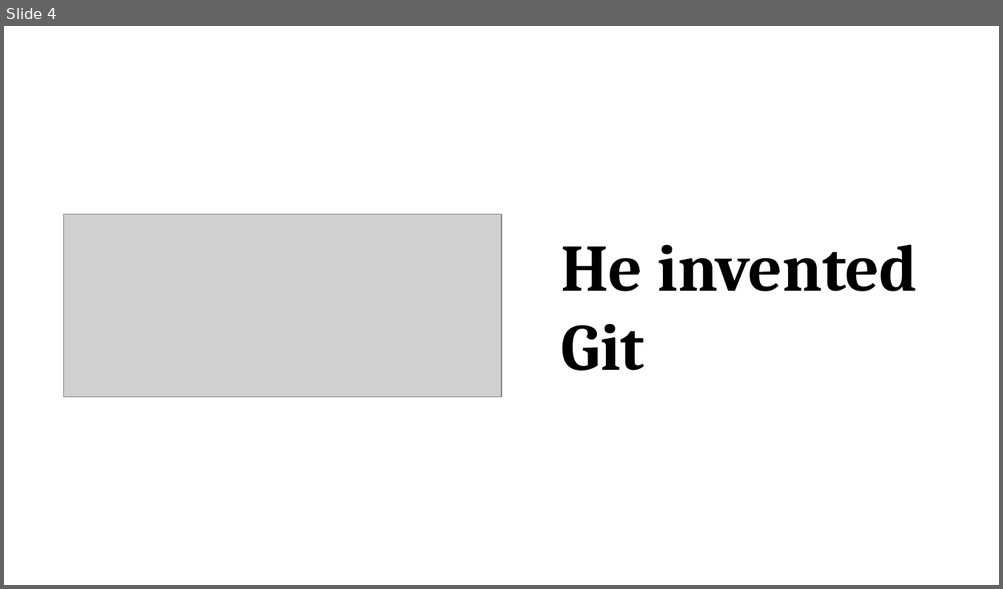
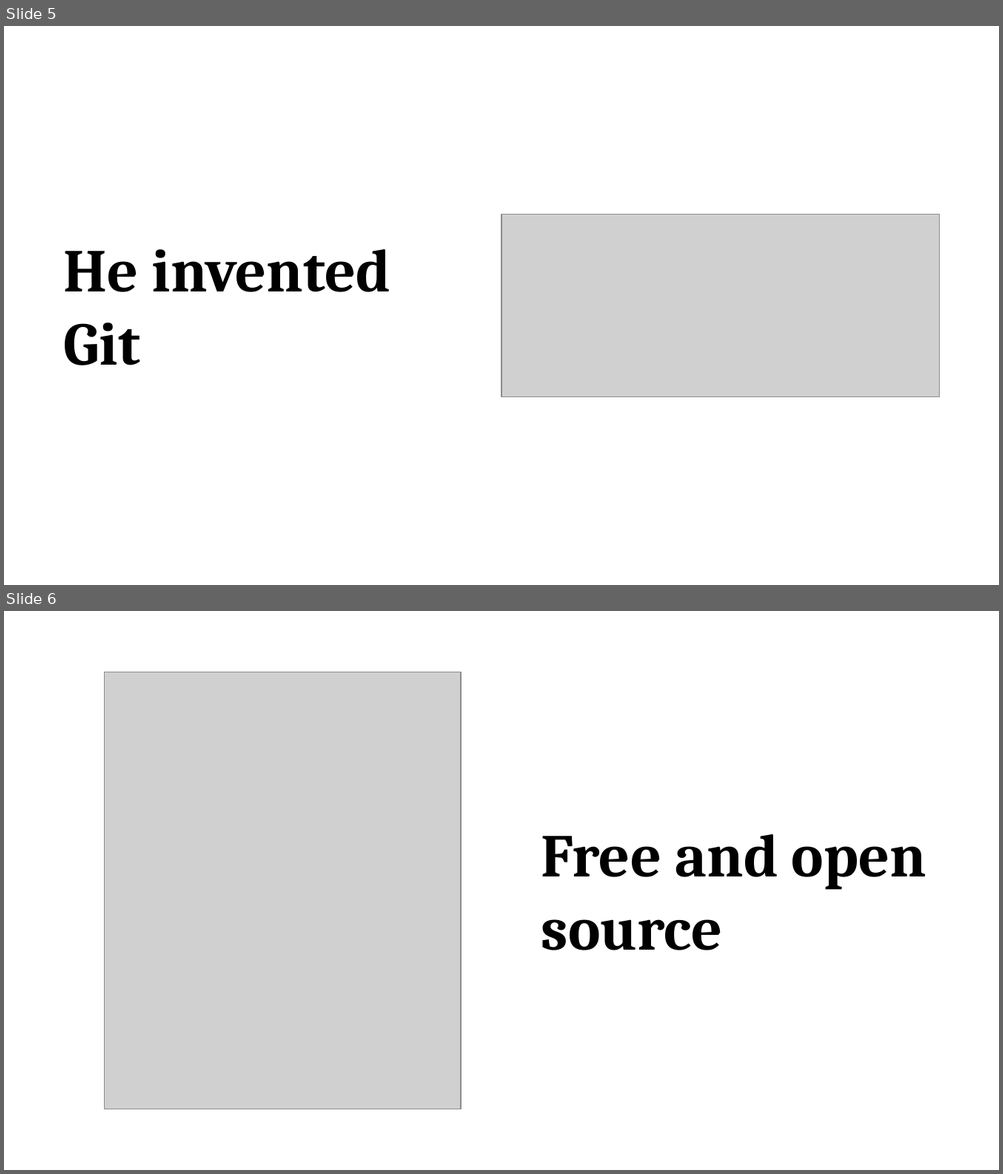
Before and after one commit to promilek2/Najs, a slide deck: Linus_Torvalds.pptx. Shown one above the other, each under a label of ours: slide 4 before the commit, slides 5 and 6 after it. The pictures are 1003x589 and 1003x1174 pixels, drawn with LibreOffice and Linux fonts; fonts in the diff are those of the drawing; grey boxes stand for pictures. Boxes give left, top, right and bottom in pixels: in the first picture for what was removed or moved away, otherwise in the second. Text is boxed around its words. In the diff, an @@ line names an element or a change of style, - is before the commit and + after.

```diff
--- a/Linus_Torvalds.pptx
+++ b/Linus_Torvalds.pptx
@@ slide 6 added at (4, 611, 999, 1170), background #FFFFFF @@
@@ picture added at (105, 672, 461, 1109) @@
@@ text added at (541, 834, 926, 951), 44 pt, text #000000, bold @@
+Free and open source
@@ what was slide 4 is now slide 5 @@
@@ slide 5 changed as well @@
@@ text "He invented Git": place and size @@
-text "He invented Git" at (561, 244, 917, 371)
+text "He invented Git" at (64, 249, 390, 366)
@@ text "He invented Git" at (64, 249, 390, 366): size 48 to 44 pt @@
@@ picture: place and size @@
-picture at (64, 214, 501, 397)
+picture at (501, 214, 939, 397)
```
Also in this commit, not shown: 4 other slides changed, 2 other slides added.
